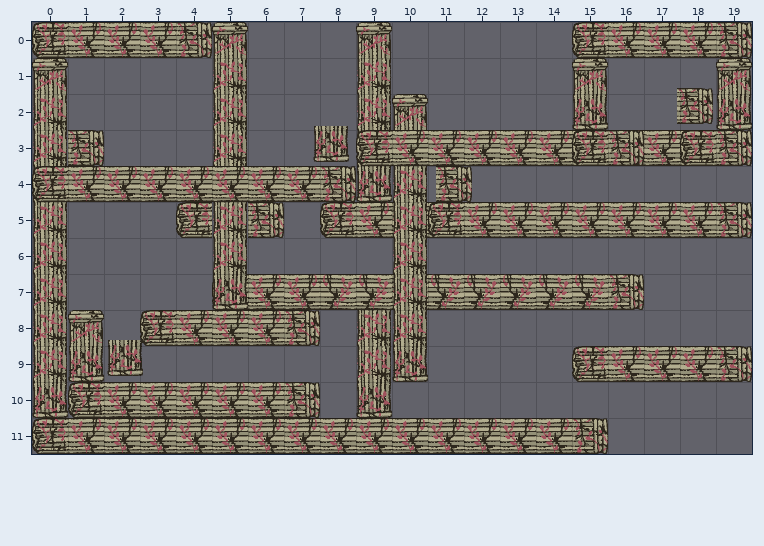
Two versions of a level (Tiled map (JSON), public/assets/maps/level-3.json). Above is the file before it was changed.
Cells are 64x64 px. Shown: x 0..19, y 0..11.
After:
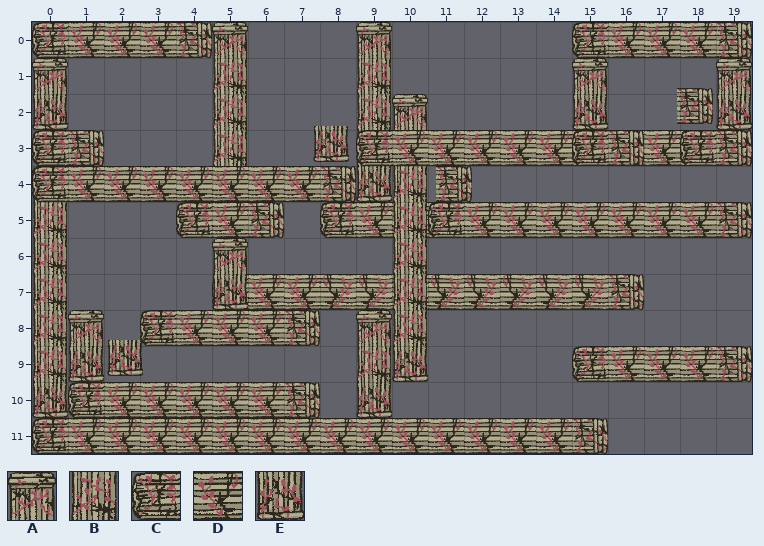
Key: from "tiles": A 3, B 7, C 8, D 9, E 11.
_ is an empty cell.
Log entry: Very minor changes to third level tile choices
From old to new:
Layer "platforms1":
y 8: x 9 B -> A
Layer "platforms2":
y 2: x 0 B -> E
y 3: x 0 B -> C
y 4: x 0 B -> A
y 5: x 5 B -> D
y 6: x 5 B -> A
